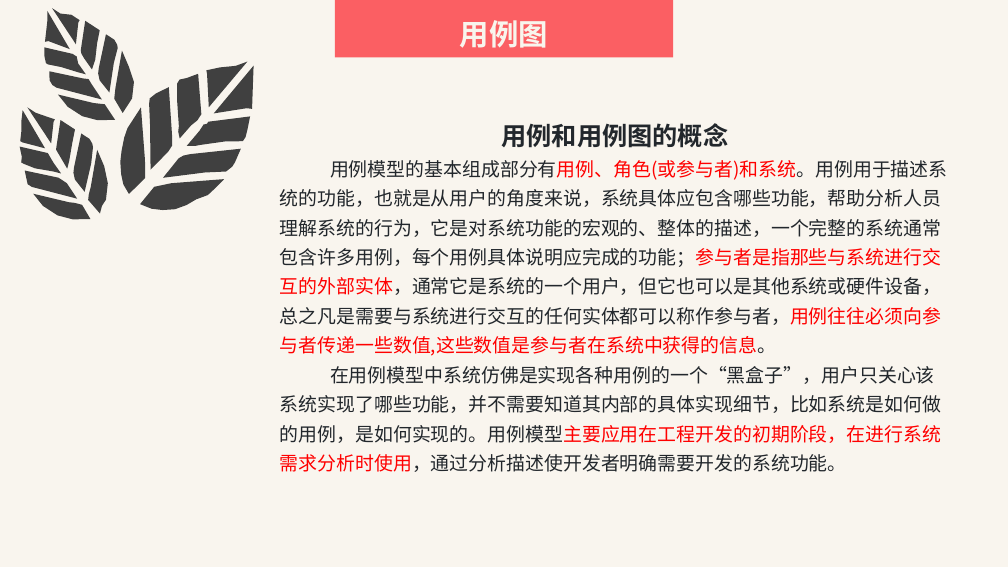
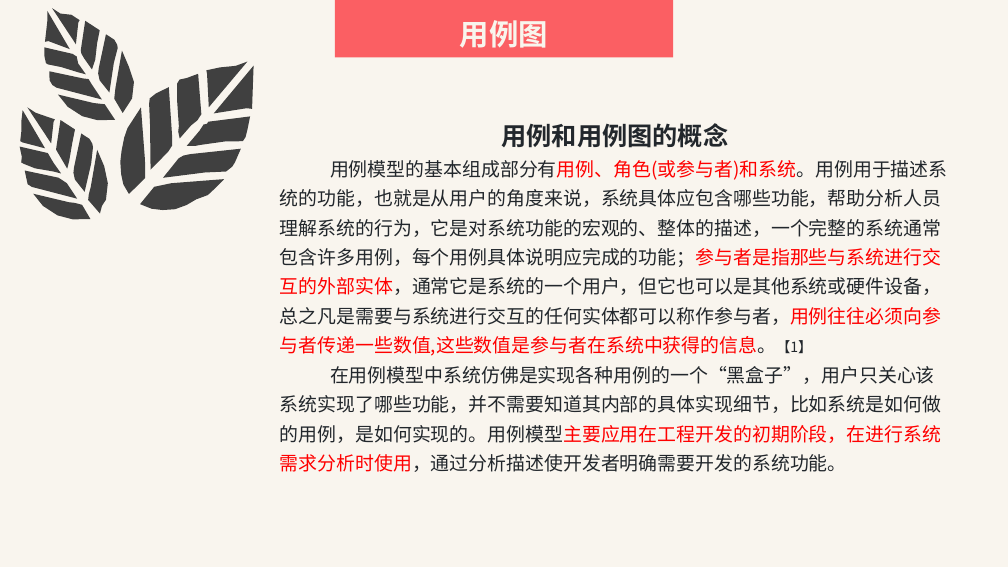
Before and after one commit to SarielX98/PRD2018G14, a slide deck: slide 4 of 受控文档/PPT/PRD2018-G14-UML基础I.pptx. Drawn at 1008x567 pixels with LibreOffice and Linux fonts; fonts in the diff are those of the drawing. Boxes give left, top, right and bottom in pixels: in the first picture for what was removed or moved away, otherwise in the second. Text is boxed around its words. In the diff, an @@ line names an element or a change of style, - is before the commit and + after.

```diff
--- a/受控文档/PPT/PRD2018-G14-UML基础I.pptx
+++ b/受控文档/PPT/PRD2018-G14-UML基础I.pptx
@@ text at [280, 160, 948, 356]: text changed @@
-用例模型的基本组成部分有用例、角色(或参与者)和系统。用例用于描述系统的功能，也就是从用户的角度来说，系统具体应包含哪些功能，帮助分析人员理解系统的行为，它是对系统功能的宏观的、整体的描述，一个完整的系统通常包含许多用例，每个用例具体说明应完成的功能；参与者是指那些与系统进行交互的外部实体，通常它是系统的一个用户，但它也可以是其他系统或硬件设备，总之凡是需要与系统进行交互的任何实体都可以称作参与者，用例往往必须向参与者传递一些数值,这些数值是参与者在系统中获得的信息。
+用例模型的基本组成部分有用例、角色(或参与者)和系统。用例用于描述系统的功能，也就是从用户的角度来说，系统具体应包含哪些功能，帮助分析人员理解系统的行为，它是对系统功能的宏观的、整体的描述，一个完整的系统通常包含许多用例，每个用例具体说明应完成的功能；参与者是指那些与系统进行交互的外部实体，通常它是系统的一个用户，但它也可以是其他系统或硬件设备，总之凡是需要与系统进行交互的任何实体都可以称作参与者，用例往往必须向参与者传递一些数值,这些数值是参与者在系统中获得的信息。【1】
```
Also in this commit, not shown: 45 other slides changed.
